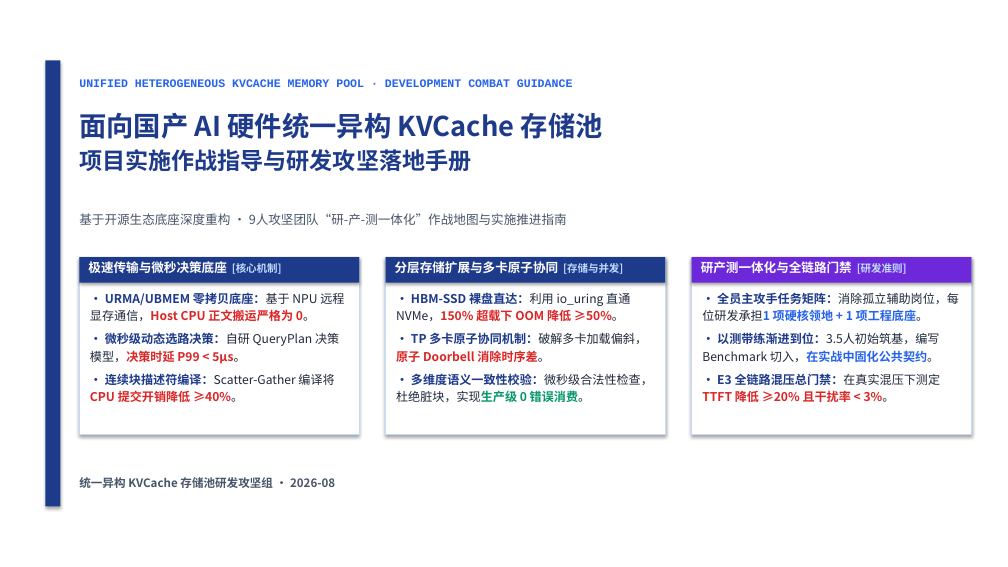
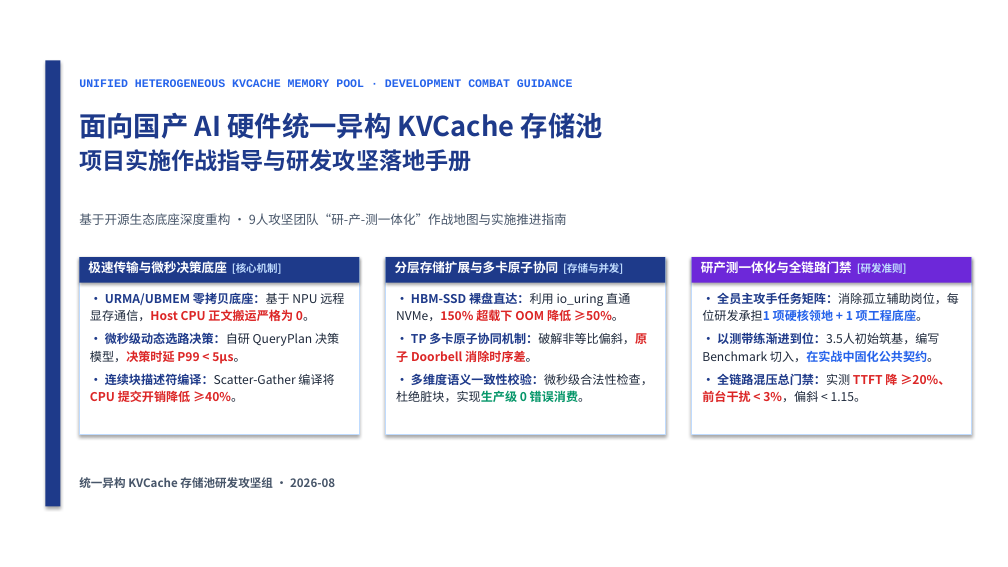
Before and after one commit to stonetree/reports, a slide deck: slide 1 of kvcache/unified_kv_memory/提前验证方案设计/验证计划方案设计/开发人员串讲PPT/统一异构KVCache存储池_项目实施作战指导_20260825.pptx. Drawn at 1008x567 pixels with LibreOffice and Linux fonts; fonts in the diff are those of the drawing. Boxes give left, top, right and bottom in pixels: in the first picture for what was removed or moved away, otherwise in the second. Text is boxed around its words. In the diff, an @@ line names an element or a change of style, - is before the commit and + after.

```diff
--- a/kvcache/unified_kv_memory/提前验证方案设计/验证计划方案设计/开发人员串讲PPT/统一异构KVCache存储池_项目实施作战指导_20260825.pptx
+++ b/kvcache/unified_kv_memory/提前验证方案设计/验证计划方案设计/开发人员串讲PPT/统一异构KVCache存储池_项目实施作战指导_20260825.pptx
@@ text at (x1=396, y1=332, x2=647, y2=362): text changed @@
-• TP 多卡原子协同机制：破解多卡加载偏斜，原子 Doorbell 消除时序差。
+• TP 多卡原子协同机制：破解非等比偏斜，原子 Doorbell 消除时序差。
@@ text at (x1=702, y1=371, x2=950, y2=402): text changed @@
-• E3 全链路混压总门禁：在真实混压下测定TTFT 降低 ≥20% 且干扰率 < 3%。
+• 全链路混压总门禁：实测 TTFT 降 ≥20%、前台干扰 < 3%，偏斜 < 1.15。
```
Also in this commit, not shown: 5 other slides changed, 4 other files.
